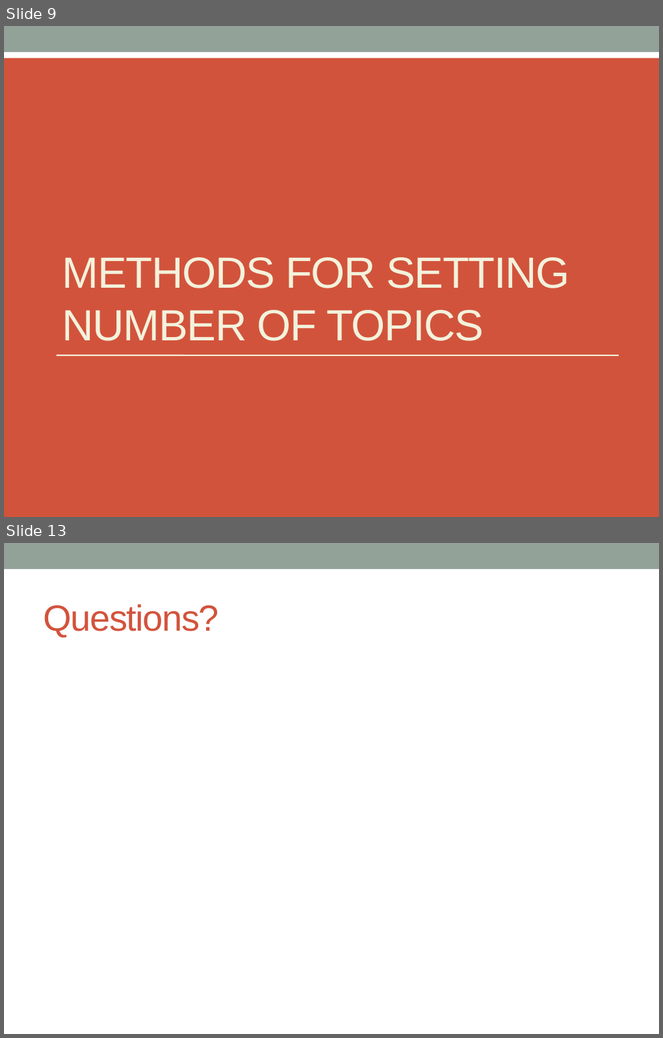
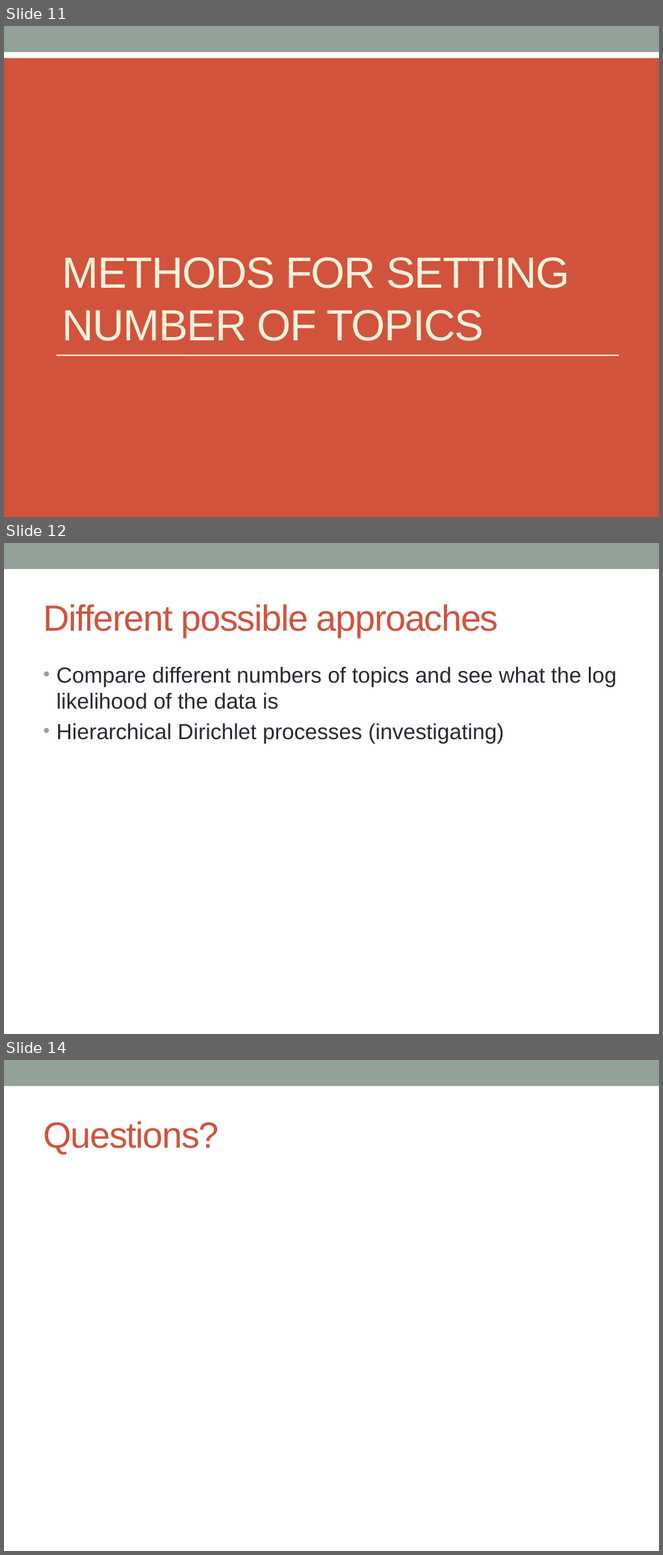
Before and after one commit to markheimann/Bayesian-ML, a slide deck: BMML_Presentation.pptx. Shown one above the other, each under a label of ours: slides 9 and 13 before the commit, slides 11, 12 and 14 after it; the slides between them are not shown. The pictures are 663x1038 and 663x1555 pixels, drawn with LibreOffice and Linux fonts; fonts in the diff are those of the drawing. Boxes give left, top, right and bottom in pixels: in the first picture for what was removed or moved away, otherwise in the second. Text is boxed around its words. In the diff, an @@ line names an element or a change of style, - is before the commit and + after.

```diff
--- a/BMML_Presentation.pptx
+++ b/BMML_Presentation.pptx
@@ slide 12 added at <box>4,543,659,1034</box>, background #FFFFFF; not listed: 1 template element that a slide beside it also shows @@
@@ title added at <box>43,604,499,637</box>, 40 pt, text #D2533C @@
+Different possible approaches
@@ text added at <box>57,667,617,744</box>, 24 pt, text #292934 @@
+• Compare different numbers of topics and see what the log likelihood of the data is
+• Hierarchical Dirichlet processes (investigating)
@@ what was slide 9 is now slide 11 @@
@@ what was slide 13 is now slide 14 @@
```
Also in this commit, not shown: 3 slides changed, 2 other slides added, 2 slides removed.
